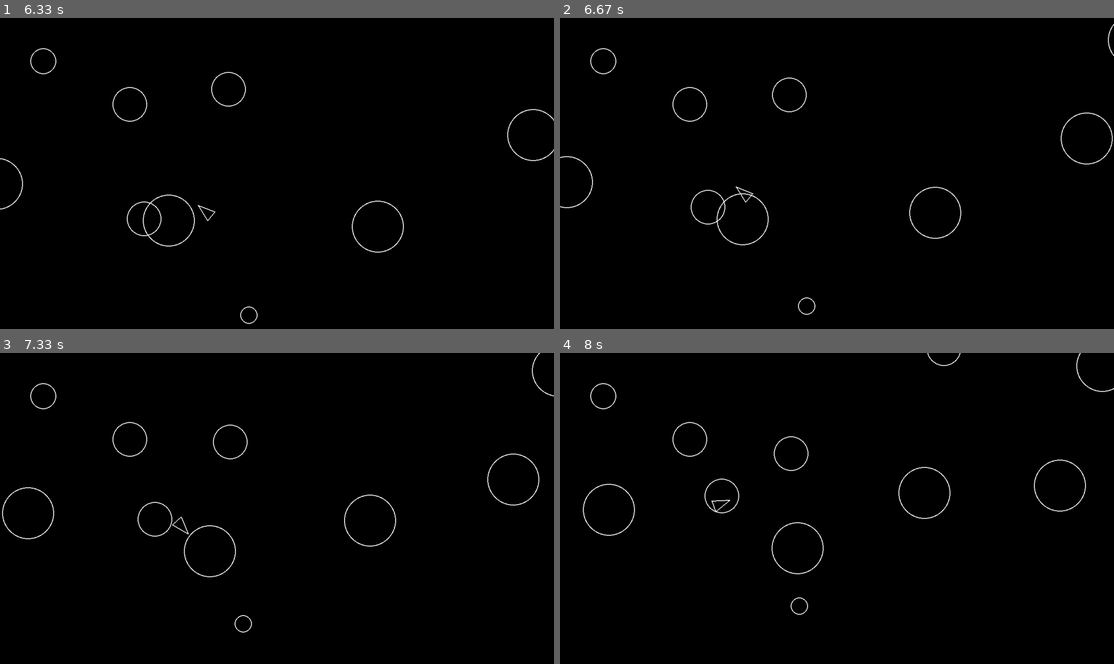
Above: before the commit, frames 1-4 (two rows, left to right).
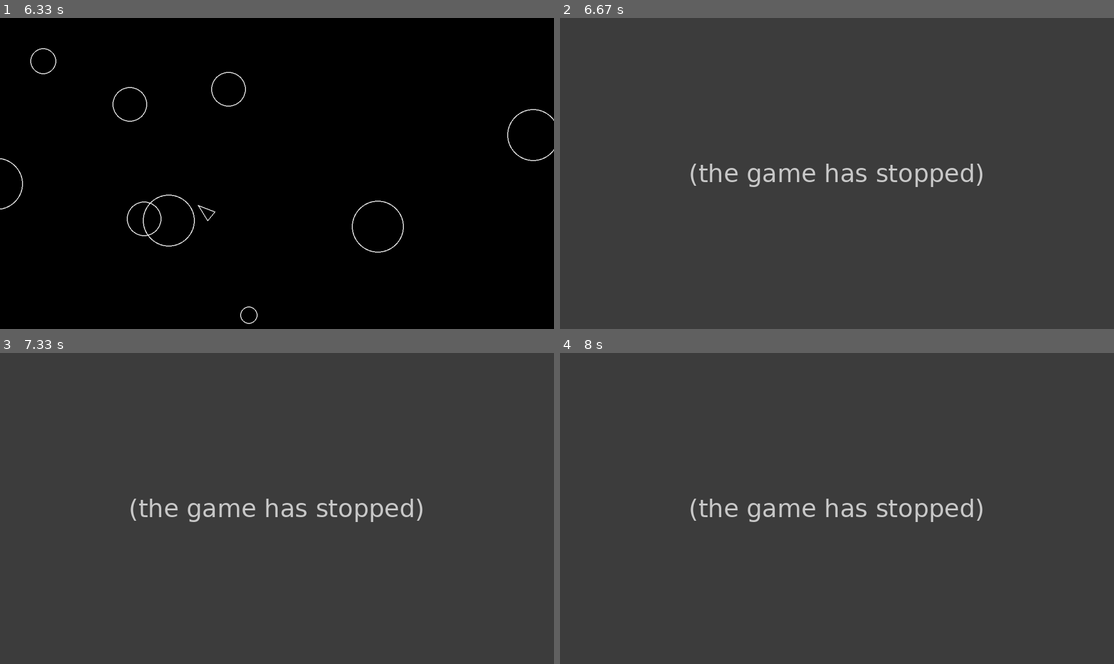
Above: after the commit, the same moments.

Repository: racbdlovr/project-pygame
Game: pygame game, started from main.py
The game is run twice, just before and just after one commit, with the same random seed, the same clock (stepped at 60 frames per second) and the same inputs.
Inputs:
- Up to frame 1 (6.33 s): hold A 0.33-0.87 s; hold S 0.9-1.2 s; hold A 1.23-1.63 s; hold W 1.67-2.03 s; hold D 2.07-2.7 s; hold S 2.73-3.1 s; hold A 3.13-3.6 s; hold D 3.63-4.1 s; hold W 4.13-4.43 s; hold D 4.47-4.93 s; hold A 4.97-5.5 s; hold S 5.53-5.83 s; hold A 5.87-6.27 s; hold W from 6.3 s (still down)
- Up to frame 2 (6.67 s): keep holding W
- Up to frame 3 (7.33 s): release W at 6.67 s; hold D from 6.7 s (still down)
- Up to frame 4 (8 s): release D at 7.33 s; hold S 7.37-7.73 s; hold A from 7.77 s (still down)

Frame 1 is identical in both runs. In frame 2, 100% of the frame differs, in the area x 0-100%, y 0-100%; in frame 3, 100%; in frame 4, 100%.
After the commit the program exited at 6.35 s; later frames show no game.

Commit message:
H: Added collision detection

Diff:
--- a/circleshape.py
+++ b/circleshape.py
@@ -21,3 +21,8 @@
     def update(self, dt):
         # sub-classes must override
         pass
+
+    def collides_with(self, other):
+        """Check if this circle collides with another CircleShape."""
+        distance = self.position.distance_to(other.position)
+        return distance < (self.radius + other.radius)
--- a/main.py
+++ b/main.py
@@ -4,7 +4,8 @@
 from player import Player
 from asteroid import Asteroid
 from asteroidfield import AsteroidField
-
+import sys
+# Main function to run the game
 def main():
     # Initialize all imported pygame modules
     pygame.init()
@@ -59,6 +60,13 @@
         for obj in updatables:
             obj.update(dt)
 
+        # Check for collisions between player and asteroids
+        for asteroid in asteroids:
+            if player.collides_with(asteroid):
+                print("Game over!")
+                pygame.quit()
+                sys.exit()
+
         # Draw all drawable objects
         for obj in drawables:
             obj.draw(screen)
